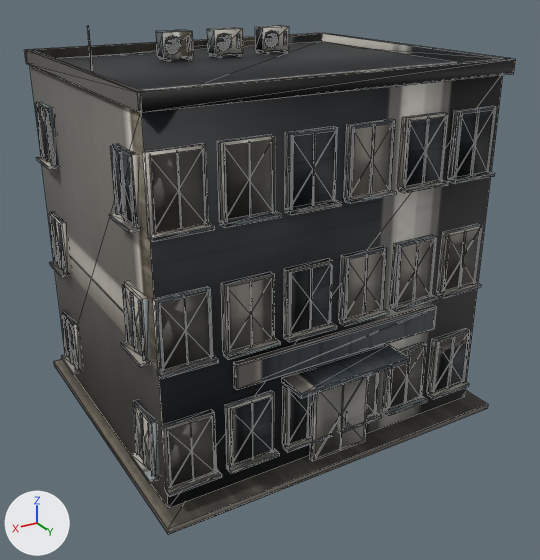
One commit to the OBJ model App/assets/lod/buildings/commercial/public_005.lod1.obj: the scene before it, then after it.
One viewpoint serves both versions: a camera (50 mm lens) standing at (9.96, 17.19, 12.06) and looking at (0.09, 0.75, 3.84). The axes (+X, +Y, +Z) are drawn at lower left. The lights are the same throughout. The older version comes first. Mesh edges are drawn as thin lines. Where no turn or scale is listed for an object, it has been applied to the vertices.

Names of what the first picture shows: 'public_005'.
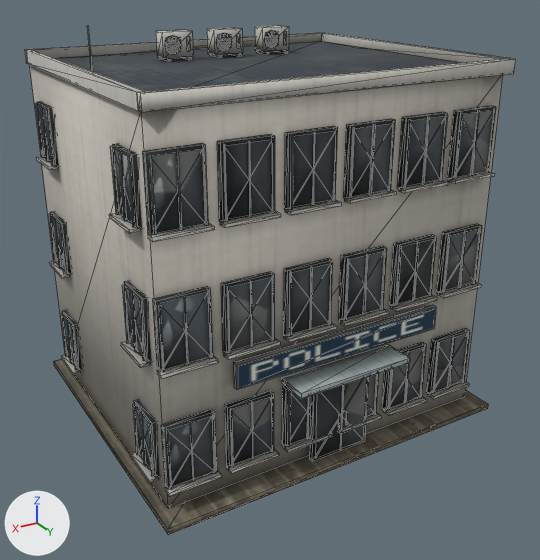
What differs and where, as boxes (x1, y1, x2, y2) in the pictures (540 x 560 px; the box of a moved part takes in the faces that stretch with it):
'public_005', reshaped: before (25, 25, 515, 535); after (25, 25, 516, 535)
part 1 of me_public_005, added: after (287, 390, 291, 447)
part 2 of me_public_005, added: after (127, 156, 135, 227)
part 3 of me_public_005, deleted: before (288, 390, 290, 446)
part 4 of me_public_005, deleted: before (127, 156, 135, 227)
part 5 of me_public_005, moved or reshaped: before (25, 33, 511, 452); after (25, 33, 512, 452)
part 6 of me_public_005, surface changed: (30, 25, 515, 535) in both

Patch to the scene script:
```diff
--- a/App/assets/lod/buildings/commercial/public_005.lod1.obj.py
+++ b/App/assets/lod/buildings/commercial/public_005.lod1.obj.py
@@ me_public_005 @@
 # used by ob_public_005; location = (0.0, 0.0, 0.0)
-me_public_005.from_pydata(...)  # 1601 vertices, 2175 faces; spans x -5.05..5.05, y -4.58..4.74, z 0.0..10.6
+me_public_005.from_pydata(...)  # 1645 vertices, 2174 faces, 3 loose edges; spans x -5.05..5.05, y -4.58..4.74, z 0.0..10.6
+# me_public_005 part 1: the loose piece of 8 vertices spanning x 0.32..1.58, y 3.84..3.99, z 0.8..2.49 is copied, and the copy is scaled about its middle by (0.0314, 0.332, 0.957), then moved by (0.57, 0.12, 0.01); it spans x 1.5..1.54, y 4.01..4.06, z 0.84..2.46
+# me_public_005 part 2: the loose piece of 8 vertices spanning x 4.87..4.92, y 2.88..2.92, z 7.04..8.51 is copied, and the copy is moved by (0.0, 0.48, 0.0); it spans x 4.87..4.92, y 3.36..3.4, z 7.04..8.51
+# me_public_005 part 3: the loose piece of 4 vertices spanning x 1.51..1.52, y 4.0..4.06, z 0.83..2.46 is deleted
+# me_public_005 part 4: the loose piece of 4 vertices spanning x 4.87..4.93, y 3.37..3.38, z 7.04..8.51 is deleted
+# me_public_005 part 5
+# 42 vertices are removed from x -4.93..4.93, y -4.47..4.06, z 0.83..9.82
+# 210 faces are deleted
+# 3 vertices move within x -4.69..4.69, y -3.94..3.94, z 9.47..9.58
+# 38 vertices are added at x -4.87..4.92, y -4.47..4.06, z 0.84..9.82
+# 10 new vertices lie (0.0, 0.0, -1.47) away from vertices in x -4.87..4.92, y -4.42..3.4, z 8.51
+# 10 new vertices lie (-0.05, 0.0, 0.0) away from vertices in x -4.87..4.92, y -3.4..3.4, z 7.04..8.51
+# 10 new vertices lie (0.0, -0.05, 0.0) away from vertices in x -3.4..3.4, y -4.42, z 7.04..8.51
+# 9 new vertices lie (0.04, 0.0, 0.0) away from vertices in x 1.5..4.7, y -4.47..4.06, z 0.84..8.66
+# 3 loose edges are added
+# 191 new faces join them
+# me_public_005 part 6: 1952 kept faces spanning x -5.05..5.05, y -4.58..4.74, z 0.0..10.6 get new texture (UV) coordinates
+# other edits to the shape of me_public_005 do not show in these pictures
 me_public_005.materials.append(mat_public_005_baked)
```
